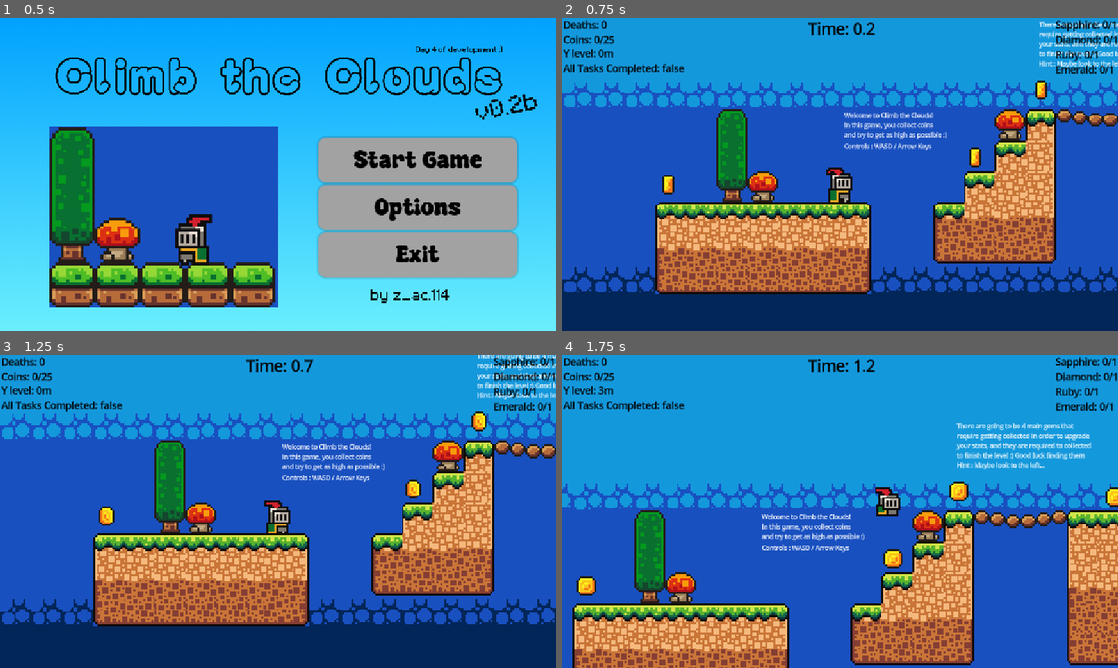
Above: before the commit, frames 1-4 (two rows, left to right).
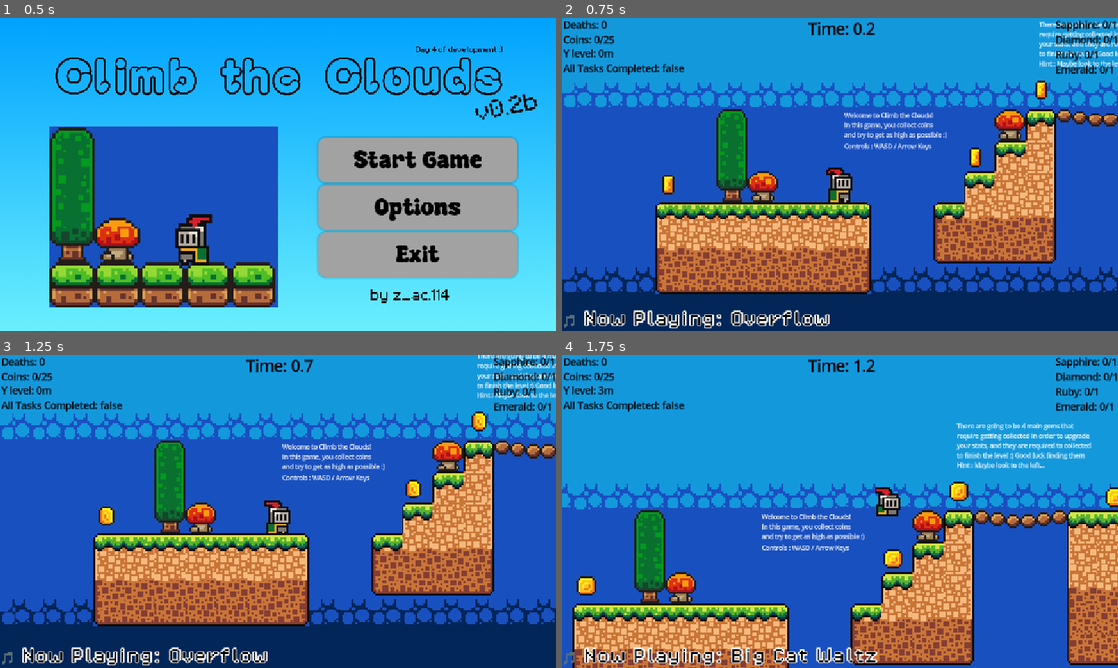
Above: after the commit, the same moments.

Repository: zacharytam-0411/shiba-climb-the-clouds
Game: Godot game, scene res://scenes/main_screen.tscn
Same seed, same stepped clock (60 frames per second), same inputs: the game is played once before the commit and once after it.
Inputs:
- Up to frame 1 (0.5 s): no input
- Up to frame 2 (0.75 s): click "Start Game" at 0.5 s
- Up to frame 3 (1.25 s): no input
- Up to frame 4 (1.75 s): tap Enter at 1.25 s; hold Right (move_right) from 1.28 s (still down); tap W (move_up) at 1.35, 1.52 s

Frame 1 is identical in both runs. In frame 2, 1.4% of the frame differs, in the area x 0-49%, y 93-100%; in frame 3, 1.4%; in frame 4, 1.6%, in the area x 0-57%, y 93-100%.

Commit message:
added playlist system

Diff:
--- a/scenes/diamond.tscn
+++ b/scenes/diamond.tscn
@@ -64,7 +64,7 @@
 sprite_frames = SubResource("SpriteFrames_0a7ml")
 animation = &"new_animation"
 autoplay = "new_animation"
-frame_progress = 0.91004
+frame_progress = 0.544818
 
 [node name="CollisionShape2D" type="CollisionShape2D" parent="."]
 position = Vector2(0, 5)
--- a/scenes/emerald.tscn
+++ b/scenes/emerald.tscn
@@ -1,17 +1,68 @@
-[gd_scene load_steps=4 format=3 uid="uid://b87xehkxnear6"]
+[gd_scene load_steps=11 format=3 uid="uid://b87xehkxnear6"]
 
 [ext_resource type="Script" uid="uid://dne6m3p5ephi3" path="res://scripts/emerald.gd" id="1_yo2x0"]
-[ext_resource type="Texture2D" uid="uid://mbicnxhgqj51" path="res://assets/sprites/gems_db16.png" id="2_ee3t4"]
+[ext_resource type="Texture2D" uid="uid://iv5or3fyi5k6" path="res://assets/sprites/coins-chests-etc-2-0-noborders.png" id="2_yo2x0"]
+
+[sub_resource type="AtlasTexture" id="AtlasTexture_ee3t4"]
+atlas = ExtResource("2_yo2x0")
+region = Rect2(192, 400, 16, 17)
+
+[sub_resource type="AtlasTexture" id="AtlasTexture_eri7f"]
+atlas = ExtResource("2_yo2x0")
+region = Rect2(208, 400, 16, 17)
+
+[sub_resource type="AtlasTexture" id="AtlasTexture_uh1yq"]
+atlas = ExtResource("2_yo2x0")
+region = Rect2(224, 400, 16, 17)
+
+[sub_resource type="AtlasTexture" id="AtlasTexture_bswyq"]
+atlas = ExtResource("2_yo2x0")
+region = Rect2(240, 400, 16, 17)
+
+[sub_resource type="AtlasTexture" id="AtlasTexture_dxvfs"]
+atlas = ExtResource("2_yo2x0")
+region = Rect2(256, 400, 16, 17)
+
+[sub_resource type="AtlasTexture" id="AtlasTexture_wg3tv"]
+atlas = ExtResource("2_yo2x0")
+region = Rect2(272, 400, 16, 17)
+
+[sub_resource type="SpriteFrames" id="SpriteFrames_ab3ou"]
+animations = [{
+"frames": [{
+"duration": 1.0,
+"texture": SubResource("AtlasTexture_ee3t4")
+}, {
+"duration": 1.0,
+"texture": SubResource("AtlasTexture_eri7f")
+}, {
+"duration": 1.0,
+"texture": SubResource("AtlasTexture_uh1yq")
+}, {
+"duration": 1.0,
+"texture": SubResource("AtlasTexture_bswyq")
+}, {
+"duration": 1.0,
+"texture": SubResource("AtlasTexture_dxvfs")
+}, {
+"duration": 1.0,
+"texture": SubResource("AtlasTexture_wg3tv")
+}],
+"loop": true,
+"name": &"default",
+"speed": 5.0
+}]
 
 [sub_resource type="CircleShape2D" id="CircleShape2D_yo2x0"]
+radius = 7.5
 
 [node name="Emerald" type="Area2D"]
 script = ExtResource("1_yo2x0")
 
-[node name="Sprite2D" type="Sprite2D" parent="."]
-texture = ExtResource("2_ee3t4")
-region_enabled = true
-region_rect = Rect2(35.5097, 34.6752, 26.0121, 25.8726)
+[node name="AnimatedSprite2D" type="AnimatedSprite2D" parent="."]
+sprite_frames = SubResource("SpriteFrames_ab3ou")
+autoplay = "default"
+frame_progress = 0.400615
 
 [node name="CollisionShape2D" type="CollisionShape2D" parent="."]
 scale = Vector2(1.2, 1.2)
--- a/scenes/main_game.tscn
+++ b/scenes/main_game.tscn
@@ -9,7 +9,6 @@
 [ext_resource type="PackedScene" uid="uid://dwpv6dgjduk64" path="res://scenes/platform4.tscn" id="6_2l77h"]
 [ext_resource type="PackedScene" uid="uid://b33iyb2a5vwmp" path="res://scenes/platform3.tscn" id="6_o6v7o"]
 [ext_resource type="PackedScene" uid="uid://cnhgglg0jjxco" path="res://scenes/coin.tscn" id="7_wjob3"]
-[ext_resource type="PackedScene" uid="uid://bu5utcykja23f" path="res://scenes/bigcatwaltz.tscn" id="8_70vka"]
 [ext_resource type="PackedScene" uid="uid://dh08x27w5fqdc" path="res://scenes/sapphire.tscn" id="9_2l77h"]
 [ext_resource type="PackedScene" uid="uid://dqg5uu776sqp" path="res://scenes/diamond.tscn" id="10_nqdth"]
 [ext_resource type="PackedScene" uid="uid://cksnwa4frr7i0" path="res://scenes/ruby.tscn" id="12_o6v7o"]
@@ -936,9 +935,6 @@
 [node name="main_game" type="Node2D"]
 position = Vector2(-1, 0)
 
-[node name="BigCatWaltz大猫のワルツ-Cateenかてぃん-[audioTrimmer_com]" parent="." instance=ExtResource("8_70vka")]
-volume_db = -2.0
-
 [node name="Void" type="Area2D" parent="."]
 position = Vector2(0, 144)
 scale = Vector2(2, 2)
@@ -1159,17 +1155,18 @@
 position = Vector2(-296, -489)
 
 [node name="Sappire" parent="Gems" instance=ExtResource("9_2l77h")]
-position = Vector2(139, 10)
+position = Vector2(145, 12)
+scale = Vector2(1.2, 1.2)
 
 [node name="Diamond" parent="Gems" instance=ExtResource("10_nqdth")]
-position = Vector2(-703, -103)
+position = Vector2(-704, -107)
+scale = Vector2(1.3, 1.3)
 
 [node name="Ruby" parent="Gems" instance=ExtResource("12_o6v7o")]
-position = Vector2(943, -291)
+position = Vector2(944, -289)
+
+[node name="Emerald" parent="Gems" instance=ExtResource("13_wjob3")]
+position = Vector2(1338, 255)
 
 [node name="Flag" parent="." instance=ExtResource("5_o6v7o")]
 position = Vector2(-624, -774)
-
-[node name="Emerald" parent="." instance=ExtResource("13_wjob3")]
-position = Vector2(1032, -235)
-scale = Vector2(0.5, 0.5)
--- a/scenes/player.tscn
+++ b/scenes/player.tscn
@@ -6,6 +6,9 @@
 [ext_resource type="Script" uid="uid://bedawxese18tm" path="res://scripts/label_4.gd" id="2_qlg0r"]
 [ext_resource type="Script" uid="uid://m34g6opnni1f" path="res://scripts/label_3.gd" id="4_qlg0r"]
 [ext_resource type="Script" uid="uid://cgtm4anjs3f3v" path="res://scripts/label.gd" id="5_tuyoq"]
+[ext_resource type="FontFile" uid="uid://cwmuvbloniq03" path="res://assets/fonts/PixelOperator8.ttf" id="6_ur7pv"]
+[ext_resource type="AudioStream" uid="uid://bhmkglotgh4ds" path="res://assets/sounds/cartoon-jump-6462.mp3" id="7_fjrip"]
+[ext_resource type="PackedScene" uid="uid://bu5utcykja23f" path="res://scenes/bigcatwaltz.tscn" id="8_smehm"]
 
 [sub_resource type="AtlasTexture" id="AtlasTexture_n2od3"]
 atlas = ExtResource("2_qhqgy")
@@ -235,6 +238,21 @@
 theme_override_font_sizes/font_size = 20
 script = ExtResource("5_tuyoq")
 
+[node name="BGMLabel" type="Label" parent="Camera2D/CanvasLayer"]
+z_index = 5
+anchors_preset = 2
+anchor_top = 1.0
+anchor_bottom = 1.0
+offset_top = -38.0
+offset_right = 40.0
+offset_bottom = -7.0
+grow_vertical = 0
+theme_override_colors/font_color = Color(0, 0, 0, 1)
+theme_override_colors/font_outline_color = Color(1, 1, 1, 1)
+theme_override_constants/outline_size = 10
+theme_override_fonts/font = ExtResource("6_ur7pv")
+theme_override_font_sizes/font_size = 30
+
 [node name="AnimatedSprite2D" type="AnimatedSprite2D" parent="."]
 z_index = 5
 sprite_frames = SubResource("SpriteFrames_qfgku")
@@ -244,3 +262,17 @@
 [node name="CollisionShape2D" type="CollisionShape2D" parent="."]
 position = Vector2(0, 6)
 shape = SubResource("CircleShape2D_n427a")
+
+[node name="AudioStreamPlayer2D" type="AudioStreamPlayer2D" parent="."]
+stream = ExtResource("7_fjrip")
+
+[node name="BGMPlayer" parent="." instance=ExtResource("8_smehm")]
+stream = null
+volume_db = -2.0
+autoplay = false
+
+[node name="BGMTimer" type="Timer" parent="."]
+wait_time = 3.0
+one_shot = true
+
+[connection signal="finished" from="BGMPlayer" to="." method="_on_bgm_finished"]
--- a/scenes/ruby.tscn
+++ b/scenes/ruby.tscn
@@ -1,17 +1,69 @@
-[gd_scene load_steps=4 format=3 uid="uid://cksnwa4frr7i0"]
+[gd_scene load_steps=11 format=3 uid="uid://cksnwa4frr7i0"]
 
-[ext_resource type="Texture2D" uid="uid://mbicnxhgqj51" path="res://assets/sprites/gems_db16.png" id="1_1ncxq"]
 [ext_resource type="Script" uid="uid://c6xuolsh18q3i" path="res://scenes/ruby.gd" id="1_3kc41"]
+[ext_resource type="Texture2D" uid="uid://iv5or3fyi5k6" path="res://assets/sprites/coins-chests-etc-2-0-noborders.png" id="2_1ncxq"]
+
+[sub_resource type="AtlasTexture" id="AtlasTexture_3kc41"]
+atlas = ExtResource("2_1ncxq")
+region = Rect2(304, 384, 16, 18)
+
+[sub_resource type="AtlasTexture" id="AtlasTexture_c0eps"]
+atlas = ExtResource("2_1ncxq")
+region = Rect2(320, 384, 16, 18)
+
+[sub_resource type="AtlasTexture" id="AtlasTexture_tefds"]
+atlas = ExtResource("2_1ncxq")
+region = Rect2(336, 384, 16, 18)
+
+[sub_resource type="AtlasTexture" id="AtlasTexture_yctsb"]
+atlas = ExtResource("2_1ncxq")
+region = Rect2(352, 384, 16, 18)
+
+[sub_resource type="AtlasTexture" id="AtlasTexture_oid2u"]
+atlas = ExtResource("2_1ncxq")
+region = Rect2(368, 384, 16, 18)
+
+[sub_resource type="AtlasTexture" id="AtlasTexture_f83tw"]
+atlas = ExtResource("2_1ncxq")
+region = Rect2(384, 384, 16, 18)
+
+[sub_resource type="SpriteFrames" id="SpriteFrames_5b1aw"]
+animations = [{
+"frames": [{
+"duration": 1.0,
+"texture": SubResource("AtlasTexture_3kc41")
+}, {
+"duration": 1.0,
+"texture": SubResource("AtlasTexture_c0eps")
+}, {
+"duration": 1.0,
+"texture": SubResource("AtlasTexture_tefds")
+}, {
+"duration": 1.0,
+"texture": SubResource("AtlasTexture_yctsb")
+}, {
+"duration": 1.0,
+"texture": SubResource("AtlasTexture_oid2u")
+}, {
+"duration": 1.0,
+"texture": SubResource("AtlasTexture_f83tw")
+}],
+"loop": true,
+"name": &"new_animation",
+"speed": 5.0
+}]
 
 [sub_resource type="CircleShape2D" id="CircleShape2D_1ncxq"]
+radius = 8.0
 
 [node name="Node2D" type="Area2D"]
 script = ExtResource("1_3kc41")
 
-[node name="Sprite2D" type="Sprite2D" parent="."]
-texture = ExtResource("1_1ncxq")
-region_enabled = true
-region_rect = Rect2(4.3999, 70.534, 20.5851, 19.6024)
+[node name="AnimatedSprite2D" type="AnimatedSprite2D" parent="."]
+sprite_frames = SubResource("SpriteFrames_5b1aw")
+animation = &"new_animation"
+autoplay = "new_animation"
+frame_progress = 0.700369
 
 [node name="CollisionShape2D" type="CollisionShape2D" parent="."]
 shape = SubResource("CircleShape2D_1ncxq")
--- a/scenes/sapphire.tscn
+++ b/scenes/sapphire.tscn
@@ -1,17 +1,67 @@
-[gd_scene load_steps=4 format=3 uid="uid://dh08x27w5fqdc"]
+[gd_scene load_steps=11 format=3 uid="uid://dh08x27w5fqdc"]
 
 [ext_resource type="Script" uid="uid://b14xtnmhfpex0" path="res://scripts/sapphire.gd" id="1_13g6n"]
-[ext_resource type="Texture2D" uid="uid://mbicnxhgqj51" path="res://assets/sprites/gems_db16.png" id="2_3qakd"]
+[ext_resource type="Texture2D" uid="uid://iv5or3fyi5k6" path="res://assets/sprites/coins-chests-etc-2-0-noborders.png" id="2_3qakd"]
+
+[sub_resource type="AtlasTexture" id="AtlasTexture_ks8bm"]
+atlas = ExtResource("2_3qakd")
+region = Rect2(80, 368, 16, 17)
+
+[sub_resource type="AtlasTexture" id="AtlasTexture_5sw6i"]
+atlas = ExtResource("2_3qakd")
+region = Rect2(96, 368, 16, 17)
+
+[sub_resource type="AtlasTexture" id="AtlasTexture_dgk5p"]
+atlas = ExtResource("2_3qakd")
+region = Rect2(112, 368, 16, 17)
+
+[sub_resource type="AtlasTexture" id="AtlasTexture_m48a7"]
+atlas = ExtResource("2_3qakd")
+region = Rect2(128, 368, 16, 17)
+
+[sub_resource type="AtlasTexture" id="AtlasTexture_rc1tv"]
+atlas = ExtResource("2_3qakd")
+region = Rect2(144, 368, 16, 17)
+
+[sub_resource type="AtlasTexture" id="AtlasTexture_mhyug"]
+atlas = ExtResource("2_3qakd")
+region = Rect2(160, 368, 16, 17)
+
+[sub_resource type="SpriteFrames" id="SpriteFrames_ebp7m"]
+animations = [{
+"frames": [{
+"duration": 1.0,
+"texture": SubResource("AtlasTexture_ks8bm")
+}, {
+"duration": 1.0,
+"texture": SubResource("AtlasTexture_5sw6i")
+}, {
+"duration": 1.0,
+"texture": SubResource("AtlasTexture_dgk5p")
+}, {
+"duration": 1.0,
+"texture": SubResource("AtlasTexture_m48a7")
+}, {
+"duration": 1.0,
+"texture": SubResource("AtlasTexture_rc1tv")
+}, {
+"duration": 1.0,
+"texture": SubResource("AtlasTexture_mhyug")
+}],
+"loop": true,
+"name": &"default",
+"speed": 5.0
+}]
 
 [sub_resource type="CircleShape2D" id="CircleShape2D_ks8bm"]
 
 [node name="Node2D" type="Area2D"]
 script = ExtResource("1_13g6n")
 
-[node name="Sprite2D" type="Sprite2D" parent="."]
-texture = ExtResource("2_3qakd")
-region_enabled = true
-region_rect = Rect2(4.65589, 36.5593, 21.6681, 21.7431)
+[node name="AnimatedSprite2D" type="AnimatedSprite2D" parent="."]
+sprite_frames = SubResource("SpriteFrames_ebp7m")
+autoplay = "default"
+frame_progress = 0.987483
 
 [node name="CollisionShape2D" type="CollisionShape2D" parent="."]
 shape = SubResource("CircleShape2D_ks8bm")
--- a/scripts/player.gd
+++ b/scripts/player.gd
@@ -5,12 +5,70 @@
 const WALL_JUMP_PUSH = 200.0
 const COYOTE_TIME := 0.1
 var coyote_timer: float = 0.0
+var jumps_left: int = 1
+
+@onready var animated_sprite = $AnimatedSprite2D
+@onready var jump_sound: AudioStreamPlayer2D = $AudioStreamPlayer2D
+@onready var bgm_player: AudioStreamPlayer = $BGMPlayer
+@onready var bgm_label: Label = $Camera2D/CanvasLayer/BGMLabel
+@onready var label_timer: Timer = $BGMTimer
+var bgm_list: Array = [
+	{"name": "Overflow", "stream": preload("res://assets/music/オーバーライド - 重音テトSV[吉田夜世] - 吉田夜世.mp3")},
+	{"name": "Big Cat Waltz", "stream": preload("res://assets/music/Big Cat Waltz 大猫のワルツ - Cateen かてぃん-[AudioTrimmer.com].mp3")},
+	{"name": "Tetoris", "stream": preload("res://assets/music/テトリス _ 重音テトSV - 柊マグネタイト.mp3")},
+	{"name": "From the start", "stream": preload("res://assets/music/From The Start Cover __ 重音テトSV「Kasane Teto」 - SylviSlime.mp3")},
+	{"name": "Lover Girl", "stream": preload("res://assets/music/Lover Girl __ 重音テトSV「Kasane Teto」 - SylviSlime.mp3")}
+]
+var current_bgm_index: int = 0
+var end_timer: SceneTreeTimer = null
 
 
-@onready var animated_sprite = $AnimatedSprite2D
+func _ready() -> void:
+	# connect label timer
+	if not label_timer.timeout.is_connected(_on_BGMLabelTimer_timeout):
+		label_timer.timeout.connect(_on_BGMLabelTimer_timeout)
 
-var jumps_left: int = 1
+	# start first track
+	_play_bgm(current_bgm_index)
 
+
+func _play_bgm(index: int) -> void:
+	if not bgm_player:
+		return
+
+	# cancel any old end timer
+	if end_timer:
+		end_timer.timeout.disconnect(_on_bgm_finished)
+		end_timer = null
+
+	current_bgm_index = index % bgm_list.size()
+	var track = bgm_list[current_bgm_index]
+
+	# play track
+	bgm_player.stream = track["stream"]
+	bgm_player.play()
+
+	# update label
+	if bgm_label and label_timer:
+		bgm_label.text = "🎵 Now Playing: %s" % track["name"]
+		bgm_label.visible = true
+		label_timer.start()
+
+	# create one-shot timer based on track length
+	var song_length = track["stream"].get_length()
+	if song_length > 0:
+		end_timer = get_tree().create_timer(song_length + 0.1) # add small margin
+		end_timer.timeout.connect(Callable(self, "_on_bgm_finished"), Object.CONNECT_ONE_SHOT)
+
+
+func _on_bgm_finished() -> void:
+	current_bgm_index = (current_bgm_index + 1) % bgm_list.size()
+	_play_bgm(current_bgm_index)
+
+
+func _on_BGMLabelTimer_timeout() -> void:
+	if bgm_label:
+		bgm_label.visible = false
 func _process(delta: float) -> void:
 	Global.y_level = roundf((-position.y+5)/16)
 	if Global.y_level > Global.max_height:
@@ -34,10 +92,12 @@
 			velocity.y = JUMP_VELOCITY
 			jumps_left -= 1
 			coyote_timer = 0.0
+			_play_jump_sound()
 
 		elif jumps_left > 0 and Global.sapphire_collected:
 			velocity.y = JUMP_VELOCITY
 			jumps_left -= 1
+			_play_jump_sound()
 
 		elif Global.ruby_collected and is_on_wall():
 			var wall_normal := get_wall_normal().x
@@ -47,6 +107,7 @@
 				jumps_left = 1
 			else:
 				jumps_left = 0
+			_play_jump_sound()
 
 	var direction := Input.get_axis("move_left", "move_right")
 
@@ -69,3 +130,9 @@
 		velocity.x = move_toward(velocity.x, 0, SPEED)
 
 	move_and_slide()
+
+
+func _play_jump_sound() -> void:
+	if jump_sound.playing:
+		jump_sound.stop()
+	jump_sound.play()
Not shown, added: assets/music/Free 5 Sec Intro Music No Copyright - Please Subscribe.mp3.import
Not shown, added: assets/music/From The Start Cover __ 重音テトSV「Kasane Teto」 - SylviSlime.mp3.import
Not shown, added: assets/music/Lover Girl __ 重音テトSV「Kasane Teto」 - SylviSlime.mp3.import
Not shown, added: assets/music/オーバーライド - 重音テトSV[吉田夜世] - 吉田夜世.mp3.import
Not shown, added: assets/music/テトリス _ 重音テトSV - 柊マグネタイト.mp3.import
Not shown, added: assets/sounds/cartoon-jump-6462.mp3.import
Not shown: 1 places in scenes/main_game.tscn that only renumber resources
Not shown: 1 places in scenes/player.tscn that only renumber resources
Not shown, added: scenes/オーバーライド - 重音テトSV[吉田夜世] - 吉田夜世.mp3.import
Not shown, added: scripts/From The Start Cover __ 重音テトSV「Kasane Teto」 - SylviSlime.mp3.import
Not shown, changed: .DS_Store
Not shown, changed: assets/.DS_Store
(and 7 more such lines)
